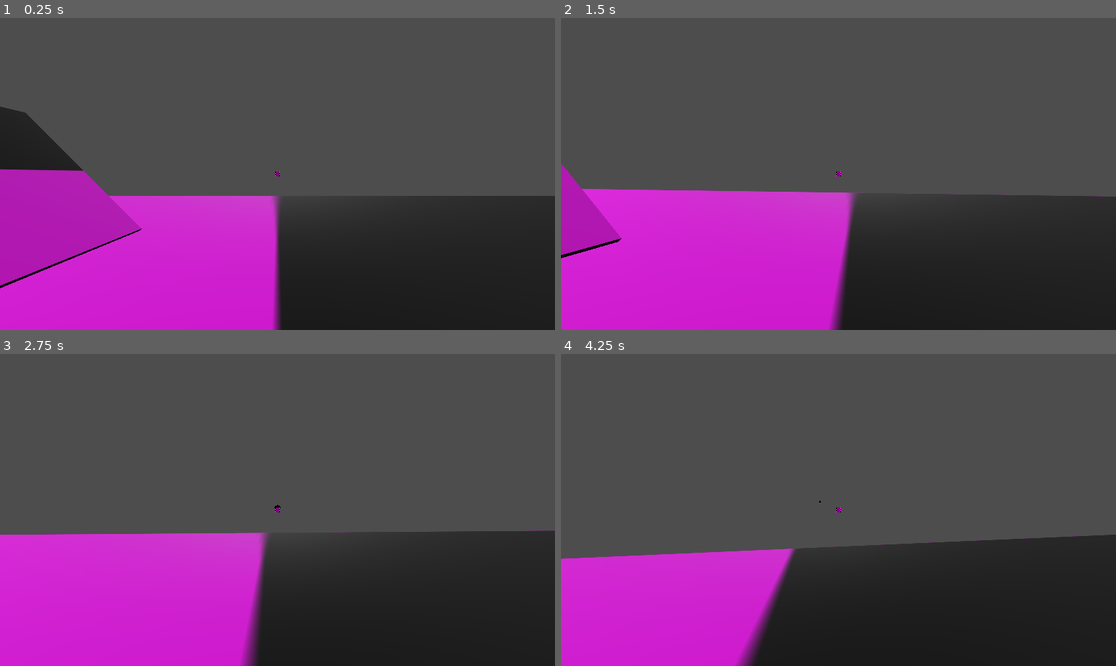
Above: before the commit, frames 1-4 (two rows, left to right).
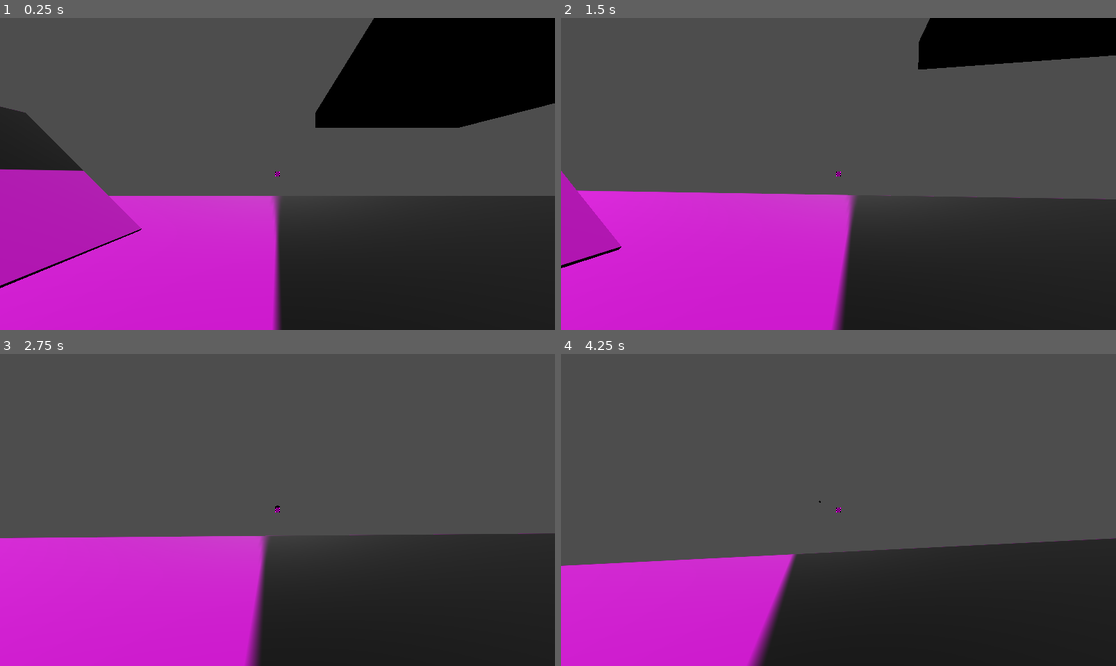
Above: after the commit, the same moments.

Repository: SPSE-Zochova-2627-4c/Henyig_Bilions
Game: Godot game, scene res://scenes/map_1.tscn
Same seed, same stepped clock (60 frames per second), same inputs: the game is played once before the commit and once after it.
Inputs (mouse positions are in pixels of both pictures, inside the frame that each line leads up to):
- Up to frame 1 (0.25 s): no input
- Up to frame 2 (1.5 s): move the mouse to (866, 174) at 0.52 s; press the mouse at (866, 174) at 0.53 s; hold W (forward) from 0.53 s (still down); tap Space (jump) at 0.77 s; move the mouse to (810, 174) at 1.27 s; release the mouse at (810, 174) at 1.28 s; click (810, 174) at 1.35 s
- Up to frame 3 (2.75 s): keep holding W (forward); tap Space (jump) at 1.52 s; move the mouse to (288, 503) at 2.02 s; hold Right mouse button (right_click) from 2.03 s (still down); click (288, 503) at 2.3 s
- Up to frame 4 (4.25 s): keep holding W (forward); move the mouse to (832, 516) at 2.77 s; release Right mouse button (right_click) at 2.78 s; click (832, 516) at 2.85 s; tap Space (jump) at 3.02, 3.77 s; move the mouse to (877, 513) at 3.52 s; press the mouse at (877, 513) at 3.53 s

The runs differ from the first frame. In frame 1, 13% of the frame differs, in the area x 56-100%, y 0-36%; in frame 2, 6.6%; in frame 3, 1.4%; in frame 4, 2.8%.

Commit message:
good decal

Diff:
--- a/project.godot
+++ b/project.godot
@@ -11,7 +11,7 @@
 [application]
 
 config/name="G 1"
-run/main_scene="res://scenes/map_1.tscn"
+run/main_scene="uid://g2mq7uqhf28t"
 config/features=PackedStringArray("4.5", "Forward Plus")
 config/icon="res://icon.svg"
 
--- a/scenes/decal_black.tscn
+++ b/scenes/decal_black.tscn
@@ -7,22 +7,53 @@
 script = ExtResource("1_50hyy")
 
 [node name="Decal" type="Decal" parent="."]
-transform = Transform3D(1, 0, 0, 0, 1, 0, 0, 0, 1, 0.2, 0.2, 0.2)
-size = Vector3(2, 1.5, 2)
-texture_albedo = ExtResource("1_n1q73")
-normal_fade = 0.7
-upper_fade = 0.6
-lower_fade = 0.6
-distance_fade_begin = 0.0
-
-[node name="Decal2" type="Decal" parent="."]
-transform = Transform3D(1, 0, 0, 0, -4.3711385e-08, -0.99999994, 0, 0.99999994, -4.3711385e-08, 0.2, 0.2, 0.2)
 size = Vector3(2, 1.5, 2)
 texture_albedo = ExtResource("1_n1q73")
 normal_fade = 0.7
 upper_fade = 1.0
 lower_fade = 1.0
 distance_fade_begin = 0.0
+cull_mask = 1047680
+
+[node name="Decal2" type="Decal" parent="."]
+transform = Transform3D(1, 0, 0, 0, -4.3711385e-08, -0.99999994, 0, 0.99999994, -4.3711385e-08, 0, 0, 0)
+size = Vector3(2, 1.5, 2)
+texture_albedo = ExtResource("1_n1q73")
+normal_fade = 0.7
+upper_fade = 1.0
+lower_fade = 1.0
+distance_fade_begin = 0.0
+cull_mask = 1047680
+
+[node name="Decal3" type="Decal" parent="."]
+transform = Transform3D(1, 0, 0, 0, 0.7071067, -0.7071067, 0, 0.7071067, 0.7071067, 0, 0, 0)
+size = Vector3(2, 1.5, 2)
+texture_albedo = ExtResource("1_n1q73")
+normal_fade = 0.7
+upper_fade = 1.0
+lower_fade = 1.0
+distance_fade_begin = 0.0
+cull_mask = 1047680
+
+[node name="Decal4" type="Decal" parent="."]
+transform = Transform3D(1, 0, 0, 0, -0.7071067, -0.7071067, 0, 0.7071067, -0.7071067, 0, 0, 0)
+size = Vector3(2, 1.5, 2)
+texture_albedo = ExtResource("1_n1q73")
+normal_fade = 0.7
+upper_fade = 1.0
+lower_fade = 1.0
+distance_fade_begin = 0.0
+cull_mask = 1047680
+
+[node name="Decal5" type="Decal" parent="."]
+transform = Transform3D(1, 0, 0, 0, -0.9999998, 8.742276e-08, 0, -8.742276e-08, -0.9999998, 0, 0, 0)
+size = Vector3(2, 1.5, 2)
+texture_albedo = ExtResource("1_n1q73")
+normal_fade = 0.7
+upper_fade = 1.0
+lower_fade = 1.0
+distance_fade_begin = 0.0
+cull_mask = 1047680
 
 [node name="Timer" type="Timer" parent="."]
 wait_time = 10.0
--- /dev/null
+++ b/scenes/j.tscn
@@ -0,0 +1,9 @@
+[gd_scene load_steps=2 format=3 uid="uid://uuo0ujb2u4yh"]
+
+[ext_resource type="Texture2D" uid="uid://d4kjt2ks6qn3q" path="res://art/texture2.png" id="1_jyypd"]
+
+[node name="Node3D" type="Node3D"]
+
+[node name="Decal" type="Decal" parent="."]
+texture_albedo = ExtResource("1_jyypd")
+cull_mask = 1047680
--- a/scenes/map_1.tscn
+++ b/scenes/map_1.tscn
@@ -20,12 +20,13 @@
 
 [node name="Floor" type="StaticBody3D" parent="."]
 collision_layer = 3
-collision_mask = 3
+collision_mask = 131
 
 [node name="CollisionShape3D" type="CollisionShape3D" parent="Floor"]
 shape = SubResource("BoxShape3D_d13yl")
 
 [node name="MeshInstance3D" type="MeshInstance3D" parent="Floor/CollisionShape3D"]
+layers = 129
 material_override = SubResource("StandardMaterial3D_0dnla")
 mesh = SubResource("BoxMesh_jxpsv")
 skeleton = NodePath("../..")
@@ -59,3 +60,6 @@
 
 [node name="wall2" parent="." instance=ExtResource("5_0dnla")]
 transform = Transform3D(1.4142135, -0.70710677, 0, 1.4142135, 0.70710677, 0, 0, 0, 1, -12.518368, 3.4536085, -4.486688)
+
+[node name="wall3" parent="." instance=ExtResource("5_0dnla")]
+transform = Transform3D(-4.371139e-08, -1, 0, 1, -4.371139e-08, 0, 0, 0, 1, 7.6128044, 7.6776247, -5.8444614)
--- a/scenes/player.tscn
+++ b/scenes/player.tscn
@@ -14,6 +14,7 @@
 projectile = ExtResource("2_dqkch")
 
 [node name="CollisionShape3D" type="CollisionShape3D" parent="."]
+transform = Transform3D(1.5, 0, 0, 0, 1.3, 0, 0, 0, 1.5, 0, 0, 0)
 shape = SubResource("CapsuleShape3D_65nyi")
 
 [node name="MeshInstance3D" type="MeshInstance3D" parent="CollisionShape3D"]
--- a/scenes/wall.tscn
+++ b/scenes/wall.tscn
@@ -13,11 +13,12 @@
 
 [node name="wall" type="StaticBody3D" groups=["wall"]]
 collision_layer = 3
-collision_mask = 3
+collision_mask = 131
 
 [node name="CollisionShape3D" type="CollisionShape3D" parent="."]
 shape = SubResource("BoxShape3D_2ktk7")
 
 [node name="MeshInstance3D" type="MeshInstance3D" parent="CollisionShape3D"]
+layers = 129
 material_override = SubResource("StandardMaterial3D_e00m8")
 mesh = SubResource("BoxMesh_tdtm6")
--- a/scripts/player.gd
+++ b/scripts/player.gd
@@ -1,6 +1,7 @@
 extends CharacterBody3D
 
-const DECAL_BLACK = preload("uid://cmj0ryqpeodd4")
+const J = preload("uid://uuo0ujb2u4yh")
+
 @export var hitscn_dmg: int = 40
 @export var projectile:PackedScene
 @onready var camera_3d: Camera3D = $Camera3D
@@ -62,16 +63,21 @@
 	add_sibling(p)
 
 
-
+func spawn(pos: Vector3, normal: Vector3):
+	var p = J.instantiate()
+	var col = ray_cast_3d.get_collider()
+	col.add_sibling(p)
+	p.position = pos
+	if normal != Vector3.UP:
+		# look in the direction of the normal
+		p.look_at(pos + normal, Vector3.UP)
+		# then look "up" from there so the decal projects "down"
+		p.transform = p.transform.rotated_local(Vector3.RIGHT, PI/2.0)
+	p.rotate(normal, randf_range(0, 2*PI))
 
 func hitscan():
 	if ray_cast_3d.is_colliding():
-		var p = DECAL_BLACK.instantiate()
-		var col = ray_cast_3d.get_collider()
-
-		col.add_sibling(p)
-		p.position = ray_cast_3d.get_collision_point()
-		p.rotation.y = rotation.y
+		spawn(ray_cast_3d.get_collision_point(), ray_cast_3d.get_collision_normal())
 
 		if ray_cast_3d.get_collider().has_method("damage"):
 			ray_cast_3d.get_collider().damage(hitscn_dmg)
--- a/scripts/projectile.gd
+++ b/scripts/projectile.gd
@@ -79,5 +79,5 @@
 
 
 		p.rotation.y = global_rotation.y
-		print(global_rotation,p.rotation)
+		#print(global_rotation,p.rotation)
 		add_sibling(p)
